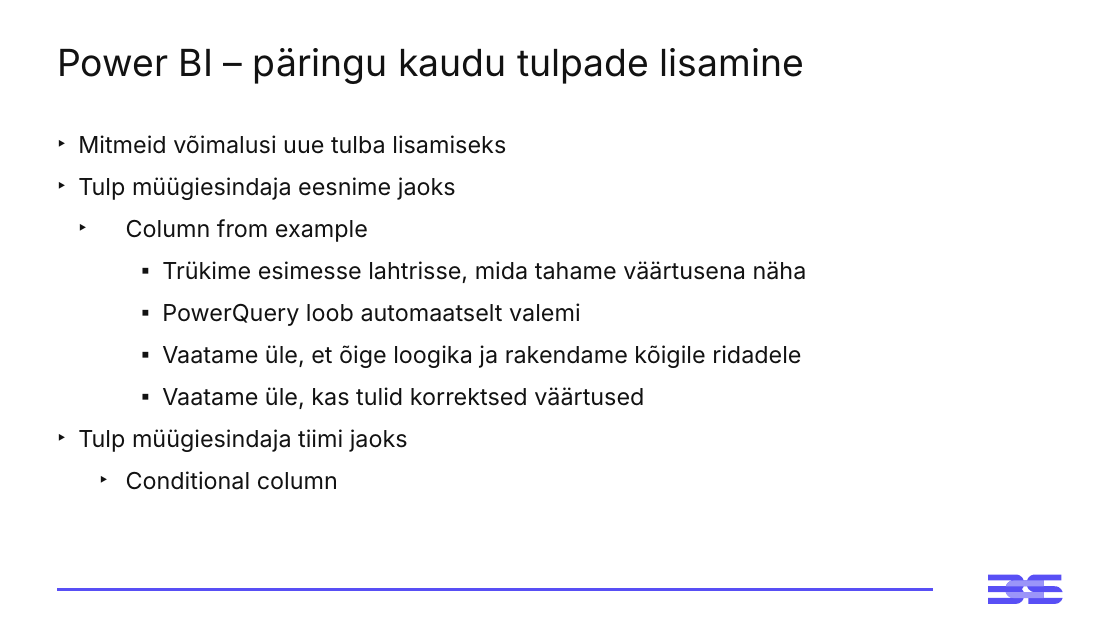
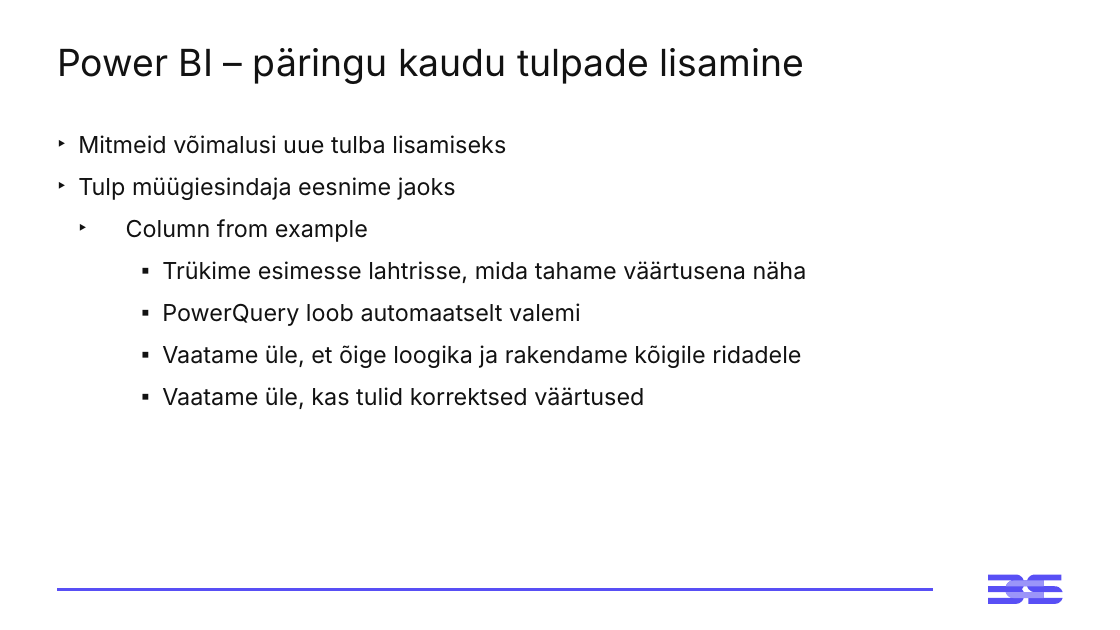
Before and after one commit to virverani/andmetarkus_2026_kevad, a slide deck: slide 6 of Day3/3-paev-andmetarkus-esitlus.pptx (slide 5 before the commit). Drawn at 1120x630 pixels with LibreOffice and Linux fonts; fonts in the diff are those of the drawing. Boxes give left, top, right and bottom in pixels: in the first picture for what was removed or moved away, otherwise in the second. Text is boxed around its words. In the diff, an @@ line names an element or a change of style, - is before the commit and + after.

```diff
--- a/Day3/3-paev-andmetarkus-esitlus.pptx
+++ b/Day3/3-paev-andmetarkus-esitlus.pptx
@@ text at bbox=[78, 429, 408, 490]: paragraphs removed @@
-‣ Tulp müügiesindaja tiimi jaoks
-  ‣ Conditional column
```
Also in this commit, not shown: 1 slide added, 2 other files.
